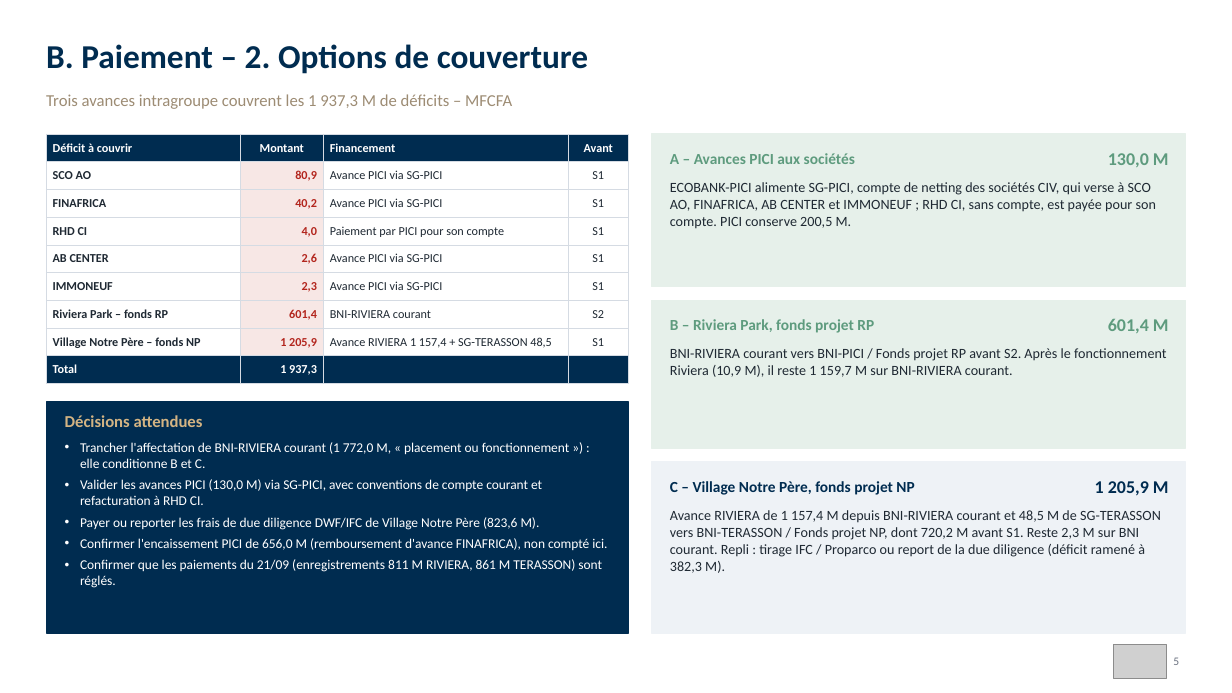
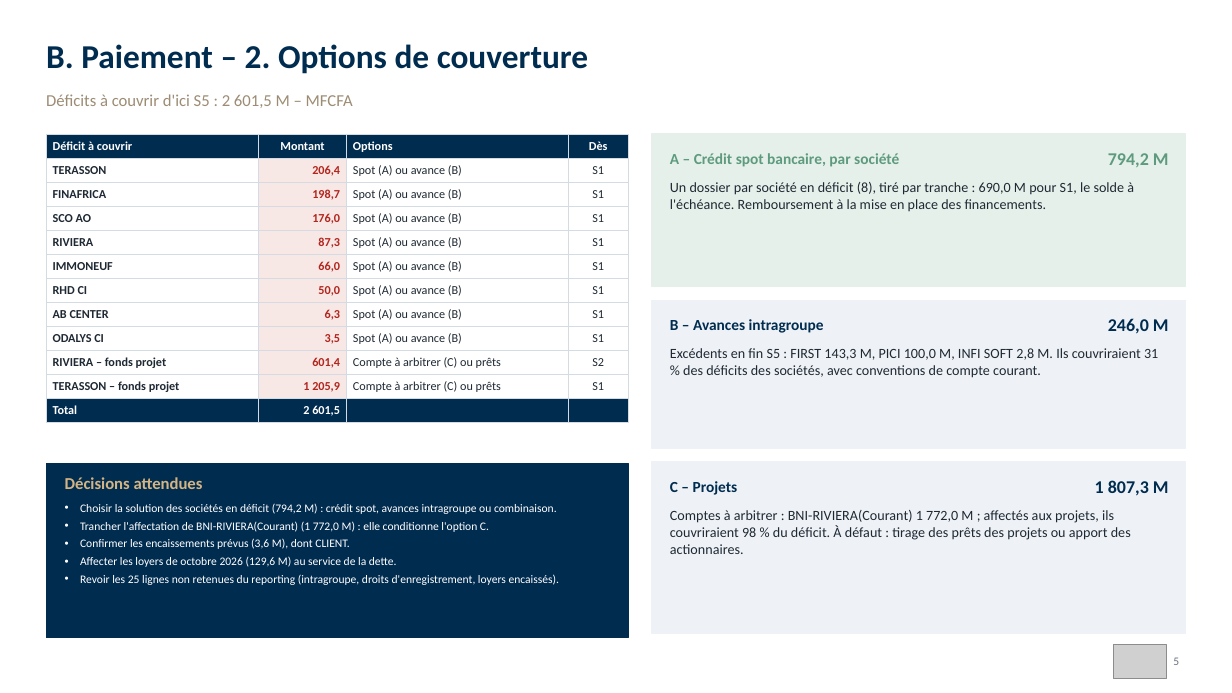
Before and after one commit to angehkouadio/claudeproject, a slide deck: slide 5 of RCI_Besoins_Tresorerie_Comptes_Paiement_30-09-2026.pptx. Drawn at 1232x693 pixels with LibreOffice and Linux fonts; fonts in the diff are those of the drawing; grey boxes stand for pictures. Boxes give left, top, right and bottom in pixels: in the first picture for what was removed or moved away, otherwise in the second. Text is boxed around its words. In the diff, an @@ line names an element or a change of style, - is before the commit and + after.

```diff
--- a/RCI_Besoins_Tresorerie_Comptes_Paiement_30-09-2026.pptx
+++ b/RCI_Besoins_Tresorerie_Comptes_Paiement_30-09-2026.pptx
@@ text at [46, 94, 353, 108]: text changed @@
-Trois avances intragroupe couvrent les 1 937,3 M de déficits – MFCFA
+Déficits à couvrir d'ici S5 : 2 601,5 M – MFCFA
@@ table at [46, 134, 628, 420] @@
-row 1: Déficit à couvrir | Montant | Financement | Avant
-row 2: SCO AO | 80,9 | Avance PICI via SG-PICI | S1
-row 3: FINAFRICA | 40,2 | Avance PICI via SG-PICI | S1
-row 4: RHD CI | 4,0 | Paiement par PICI pour son compte | S1
-row 5: AB CENTER | 2,6 | Avance PICI via SG-PICI | S1
-row 6: IMMONEUF | 2,3 | Avance PICI via SG-PICI | S1
-row 7: Riviera Park – fonds RP | 601,4 | BNI-RIVIERA courant | S2
-row 8: Village Notre Père – fonds NP | 1 205,9 | Avance RIVIERA 1 157,4 + SG-TERASSON 48,5 | S1
-row 9: Total | 1 937,3 |  | 
+row 1: Déficit à couvrir | Montant | Options | Dès
+row 2: TERASSON | 206,4 | Spot (A) ou avance (B) | S1
+row 3: FINAFRICA | 198,7 | Spot (A) ou avance (B) | S1
+row 4: SCO AO | 176,0 | Spot (A) ou avance (B) | S1
+row 5: RIVIERA | 87,3 | Spot (A) ou avance (B) | S1
+row 6: IMMONEUF | 66,0 | Spot (A) ou avance (B) | S1
+row 7: RHD CI | 50,0 | Spot (A) ou avance (B) | S1
+row 8: AB CENTER | 6,3 | Spot (A) ou avance (B) | S1
+row 9: ODALYS CI | 3,5 | Spot (A) ou avance (B) | S1
+row 10: RIVIERA – fonds projet | 601,4 | Compte à arbitrer (C) ou prêts | S2
+row 11: TERASSON – fonds projet | 1 205,9 | Compte à arbitrer (C) ou prêts | S1
+row 12: Total | 2 601,5 |  | 
@@ text at [670, 153, 899, 167]: text changed @@
-A – Avances PICI aux sociétés
+A – Crédit spot bancaire, par société
@@ text at [1108, 153, 1169, 167]: text changed @@
-130,0 M
+794,2 M
@@ text at [670, 182, 1134, 211]: text changed @@
-ECOBANK-PICI alimente SG-PICI, compte de netting des sociétés CIV, qui verse à SCO AO, FINAFRICA, AB CENTER et IMMONEUF ; RHD CI, sans compte, est payée pour son compte. PICI conserve 200,5 M.
+Un dossier par société en déficit (8), tiré par tranche : 690,0 M pour S1, le solde à l'échéance. Remboursement à la mise en place des financements.
@@ rectangle at [652, 300, 1186, 448]: fill #E6F0EA to #EEF2F6; outline #E6F0EA 1 pt to #EEF2F6 1 pt @@
@@ text at [670, 319, 824, 333]: text changed; text colour #5E9B7E to #002C50 @@
-B – Riviera Park, fonds projet RP
+B – Avances intragroupe
@@ text at [1108, 318, 1169, 334]: text changed; text colour #5E9B7E to #002C50 @@
-601,4 M
+246,0 M
@@ text at [670, 348, 1158, 378]: text changed @@
-BNI-RIVIERA courant vers BNI-PICI / Fonds projet RP avant S2. Après le fonctionnement Riviera (10,9 M), il reste 1 159,7 M sur BNI-RIVIERA courant.
+Excédents en fin S5 : FIRST 143,3 M, PICI 100,0 M, INFI SOFT 2,8 M. Ils couvriraient 31 % des déficits des sociétés, avec conventions de compte courant.
@@ rectangle: place and size @@
-rectangle at [46, 402, 628, 633]
+rectangle at [46, 464, 628, 638]
@@ text "Décisions attendues": place and size @@
-text "Décisions attendues" at [65, 415, 607, 588]
+text "Décisions attendues" at [65, 477, 560, 585]
@@ text at [80, 503, 560, 585]: text changed; size 10.5 to 9 pt @@
-• Trancher l'affectation de BNI-RIVIERA courant (1 772,0 M, « placement ou fonctionnement ») : elle conditionne B et C.
-• Valider les avances PICI (130,0 M) via SG-PICI, avec conventions de compte courant et refacturation à RHD CI.
-• Payer ou reporter les frais de due diligence DWF/IFC de Village Notre Père (823,6 M).
-• Confirmer l'encaissement PICI de 656,0 M (remboursement d'avance FINAFRICA), non compté ici.
-• Confirmer que les paiements du 21/09 (enregistrements 811 M RIVIERA, 861 M TERASSON) sont réglés.
+• Choisir la solution des sociétés en déficit (794,2 M) : crédit spot, avances intragroupe ou combinaison.
+• Trancher l'affectation de BNI-RIVIERA(Courant) (1 772,0 M) : elle conditionne l'option C.
+• Confirmer les encaissements prévus (3,6 M), dont CLIENT.
+• Affecter les loyers de octobre 2026 (129,6 M) au service de la dette.
+• Revoir les 25 lignes non retenues du reporting (intragroupe, droits d'enregistrement, loyers encaissés).
@@ text at [670, 481, 738, 495]: text changed @@
-C – Village Notre Père, fonds projet NP
+C – Projets
@@ text at [1095, 480, 1169, 496]: text changed @@
-1 205,9 M
+1 807,3 M
@@ text at [670, 510, 1131, 554]: text changed @@
-Avance RIVIERA de 1 157,4 M depuis BNI-RIVIERA courant et 48,5 M de SG-TERASSON vers BNI-TERASSON / Fonds projet NP, dont 720,2 M avant S1. Reste 2,3 M sur BNI courant. Repli : tirage IFC / Proparco ou report de la due diligence (déficit ramené à 382,3 M).
+Comptes à arbitrer : BNI-RIVIERA(Courant) 1 772,0 M ; affectés aux projets, ils couvriraient 98 % du déficit. À défaut : tirage des prêts des projets ou apport des actionnaires.
```
Also in this commit, not shown: 3 other slides changed, 3 other files.
